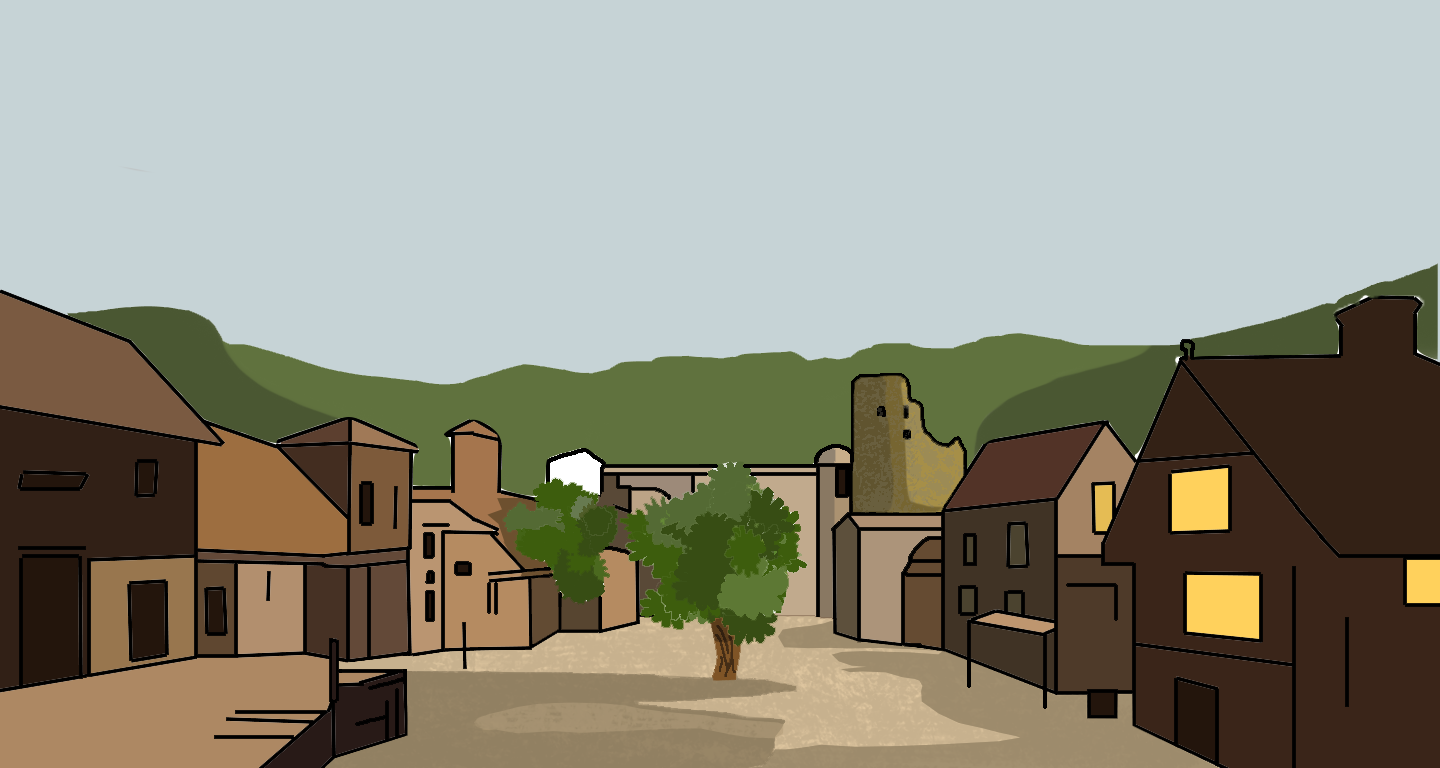
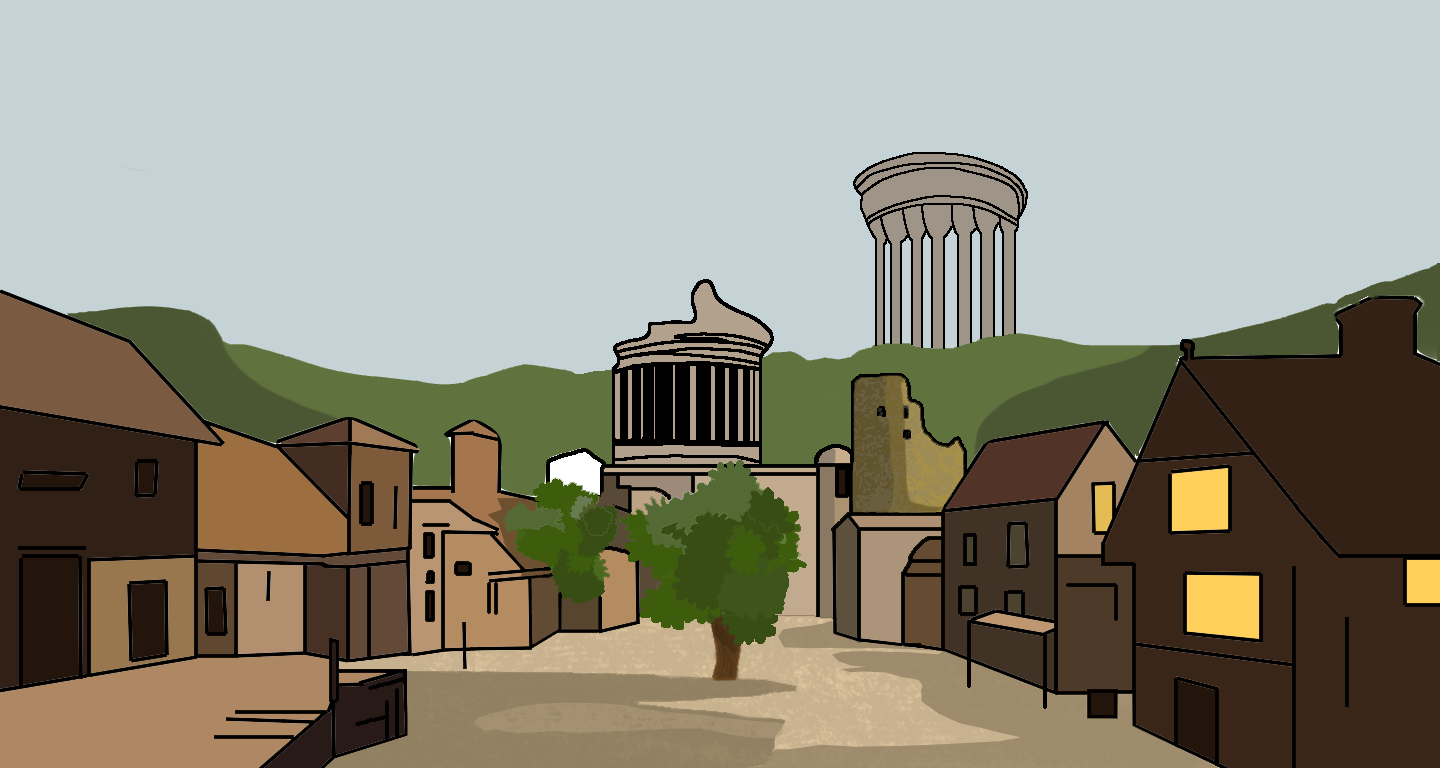
Layers edited between the first and the second 1440px x 768px image:
painted on "Layer 0" over box(534, 152, 1440, 682)
